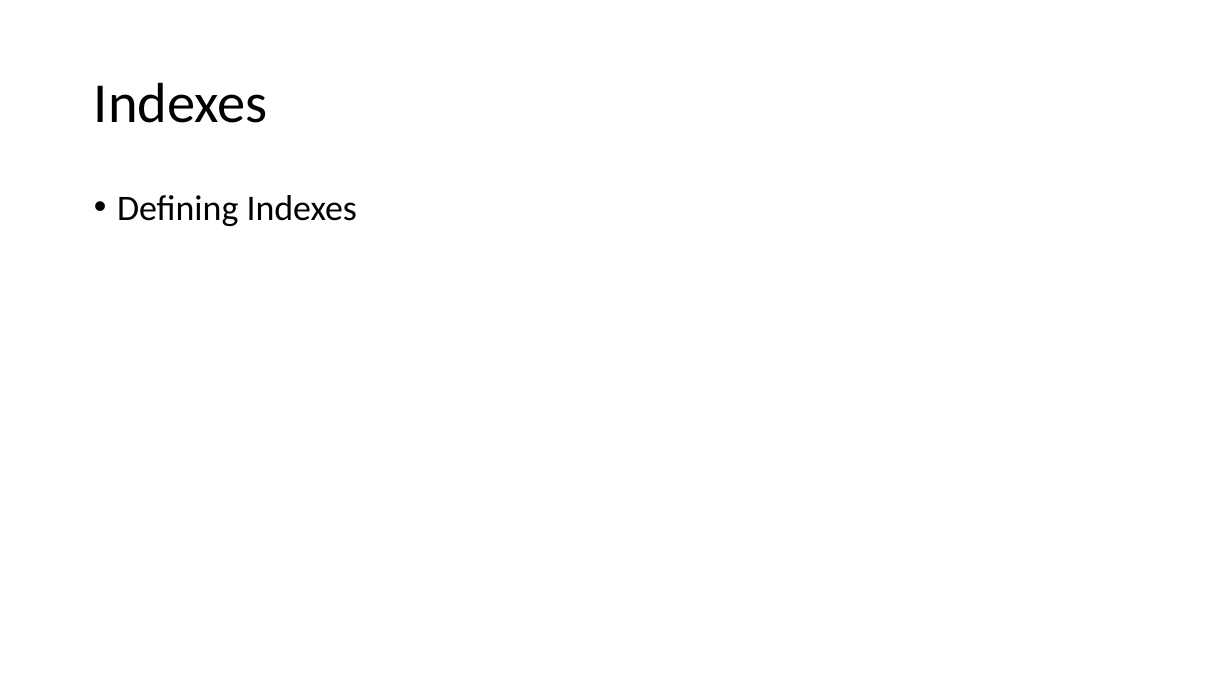
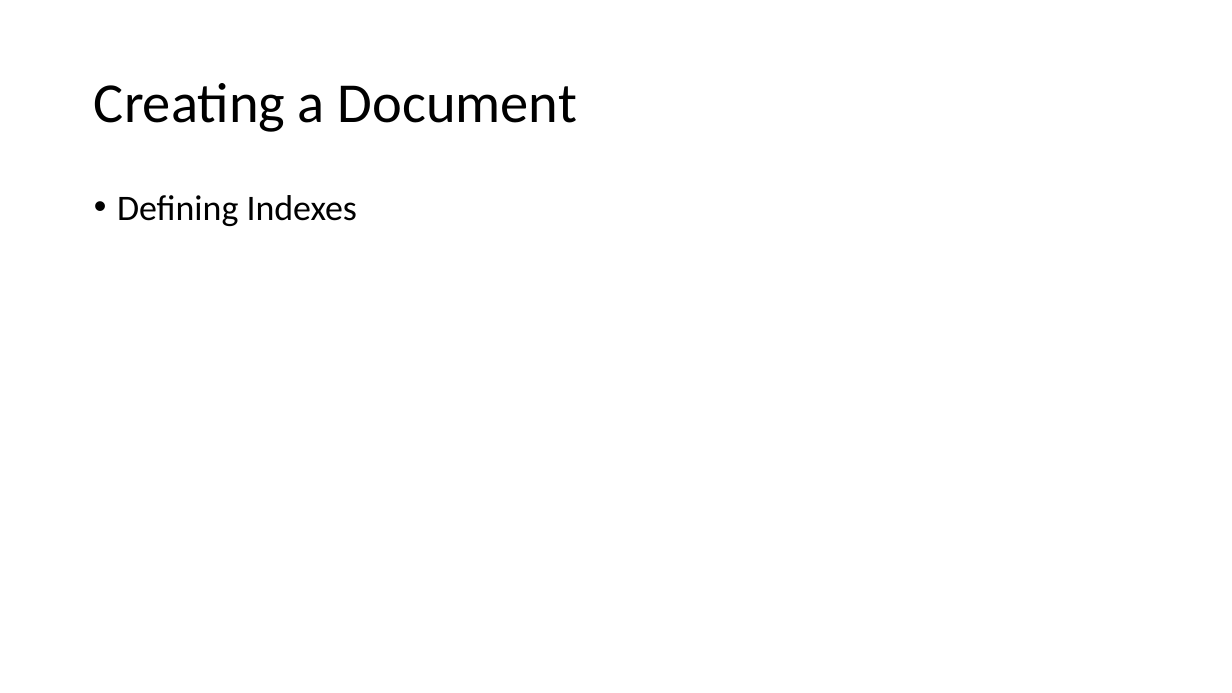
Before and after one commit to DavidBetteridge/ElasticSearchTalk, a slide deck: slide 9 of Elastic Search Talk.pptx (slide 6 before the commit). Drawn at 1232x693 pixels with LibreOffice and Linux fonts; fonts in the diff are those of the drawing. Boxes give left, top, right and bottom in pixels: in the first picture for what was removed or moved away, otherwise in the second. Text is boxed around its words. In the diff, an @@ line names an element or a change of style, - is before the commit and + after.

```diff
--- a/Elastic Search Talk.pptx
+++ b/Elastic Search Talk.pptx
@@ title at <box>94,83,577,132</box>: text changed @@
-Indexes
+Creating a Document
```
Also in this commit, not shown: 1 other slide changed, 7 slides added, 4 slides removed, 20 other files.
